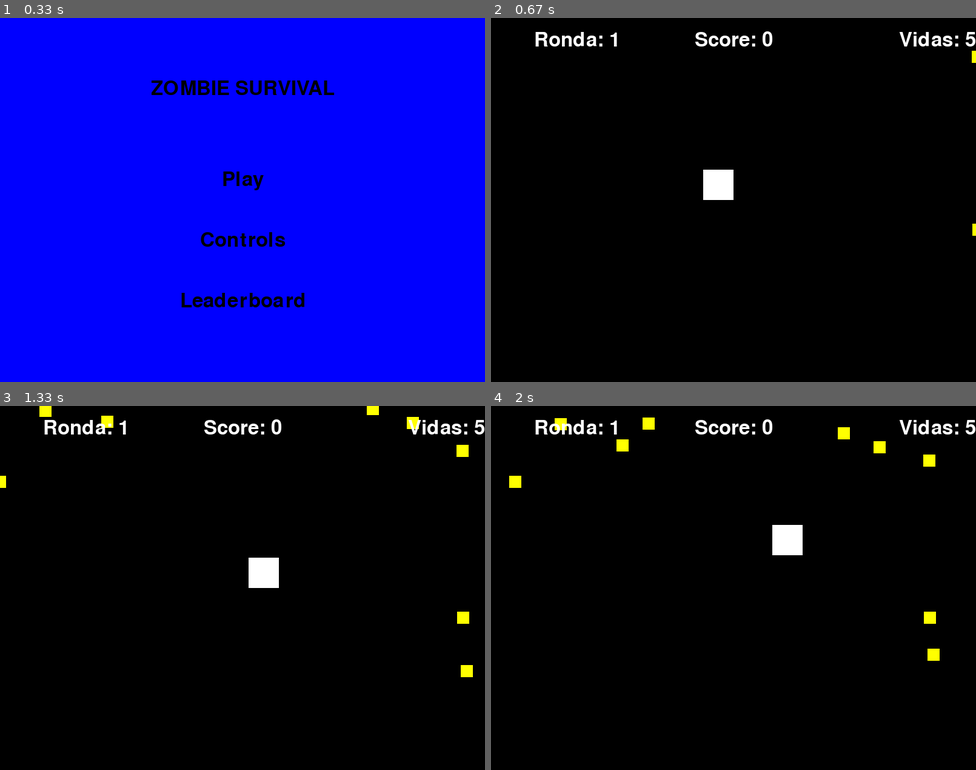
Above: before the commit, frames 1-4 (two rows, left to right).
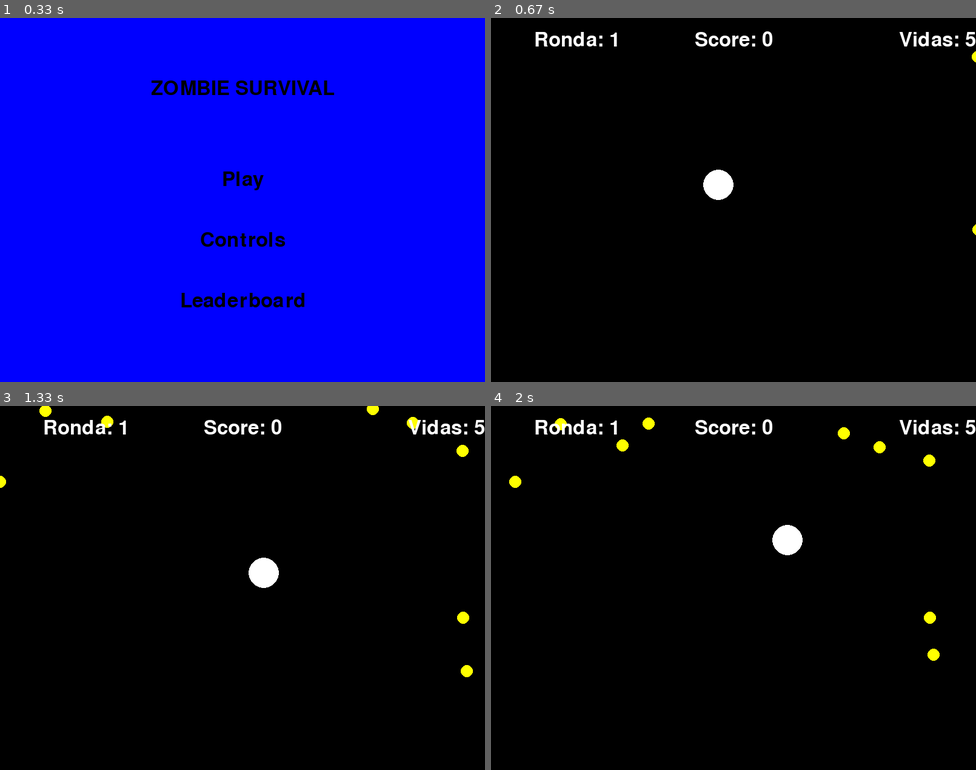
Above: after the commit, the same moments.

Repository: Joaco96/pygame_zombie_survival
Game: pygame game, started from src/main.py
Two runs of this game, one before a commit and one after it. Both use one fixed random seed, a clock stepped at 60 frames per second and the inputs below.
Inputs (mouse positions are in pixels of both pictures, inside the frame that each line leads up to):
- Up to frame 1 (0.33 s): no input
- Up to frame 2 (0.67 s): click "Play" at 0.38 s
- Up to frame 3 (1.33 s): click (223, 602) at 0.72 s; hold D from 1 s (still down)
- Up to frame 4 (2 s): release D at 1.47 s; hold W 1.5-1.8 s; hold D from 1.83 s (still down)

Frame 1 is identical in both runs. In frame 2, 0.1% of the frame differs, in the area x 43-100%, y 9-60%; in frame 3, 0.2%; in frame 4, 0.3%, in the area x 3-93%, y 3-70%.

Commit message:
first preview no sprites

Diff:
--- a/src/creation.py
+++ b/src/creation.py
@@ -8,14 +8,14 @@
     return {"rect":pygame.Rect(left,top,width,height),"color":color,"borde":borde,"radio":radio, "img":imagen}
 
 def create_player(settings,imagen:pygame.Surface = None):
-    return create_block(imagen,settings["WIDTH"]//2-settings["PLAYER_WIDTH"],settings["HEIGHT"]//2-settings["PLAYER_HEIGHT"],settings["PLAYER_WIDTH"],settings["PLAYER_HEIGHT"],settings["WHITE"])
+    return create_block(imagen,settings["WIDTH"]//2-settings["PLAYER_WIDTH"],settings["HEIGHT"]//2-settings["PLAYER_HEIGHT"],settings["PLAYER_WIDTH"],settings["PLAYER_HEIGHT"],settings["WHITE"],radio=settings["PLAYER_HEIGHT"]//2)
 
 def create_zombie(settings,imagen:pygame.Surface = None):
     random_position = generate_random_position(settings)
-    return create_block(imagen,random_position[0],random_position[1],settings["ZOMBIE_WIDTH"],settings["ZOMBIE_HEIGHT"],settings["YELLOW"])
+    return create_block(imagen,random_position[0],random_position[1],settings["ZOMBIE_WIDTH"],settings["ZOMBIE_HEIGHT"],settings["YELLOW"],radio=settings["ZOMBIE_HEIGHT"]//2)
 
 def create_bullet(settings,origen:tuple[int,int], target:tuple[int,int],imagen:pygame.Surface = None):
-    bullet = create_block(imagen,origen[0]-settings["BULLET_WIDTH"]//2,origen[1]-settings["BULLET_HEIGHT"]//2, settings["BULLET_WIDTH"], settings["BULLET_HEIGHT"],settings["RED"])
+    bullet = create_block(imagen,origen[0]-settings["BULLET_WIDTH"]//2,origen[1]-settings["BULLET_HEIGHT"]//2, settings["BULLET_WIDTH"], settings["BULLET_HEIGHT"],settings["RED"],radio=settings["BULLET_HEIGHT"]//2)
     direccion = mov_direccion(origen,target,settings["BULLET_SPEED"])
     bullet["direc"] = direccion
     return bullet
